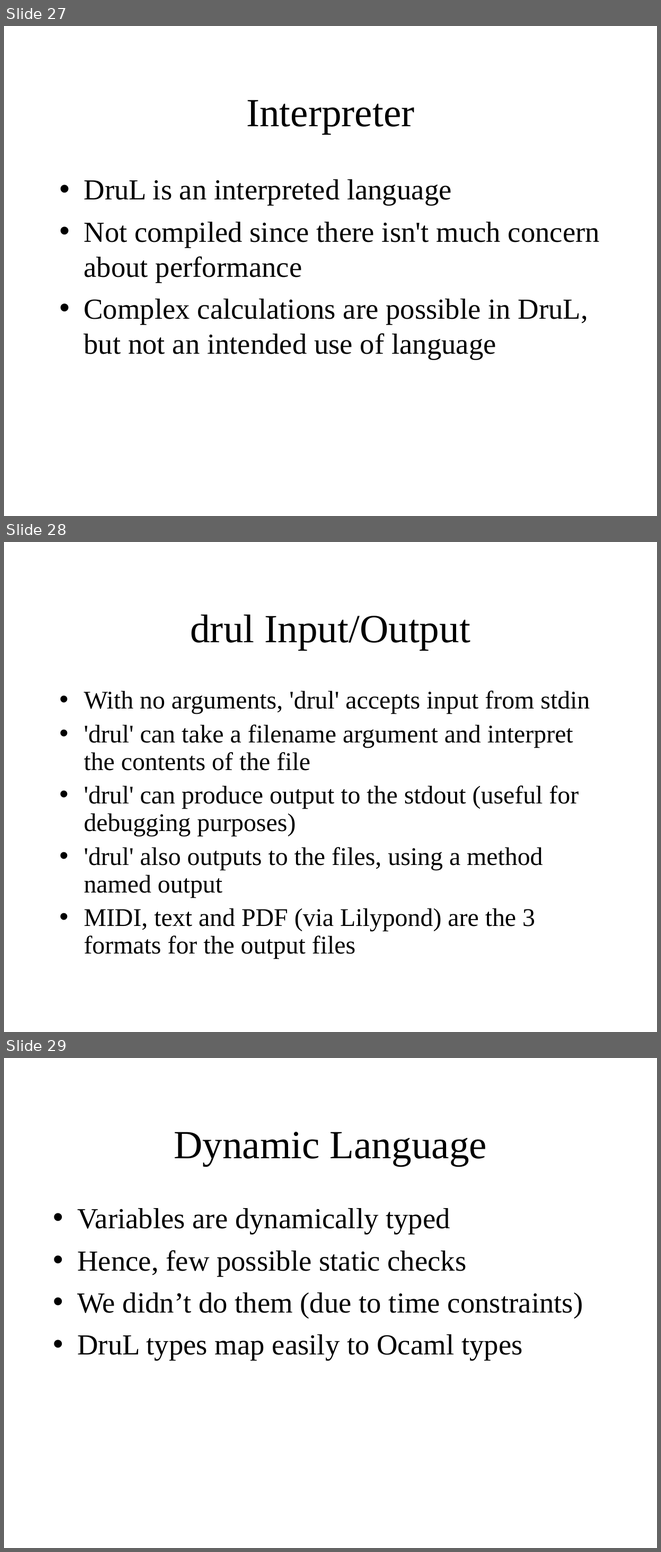
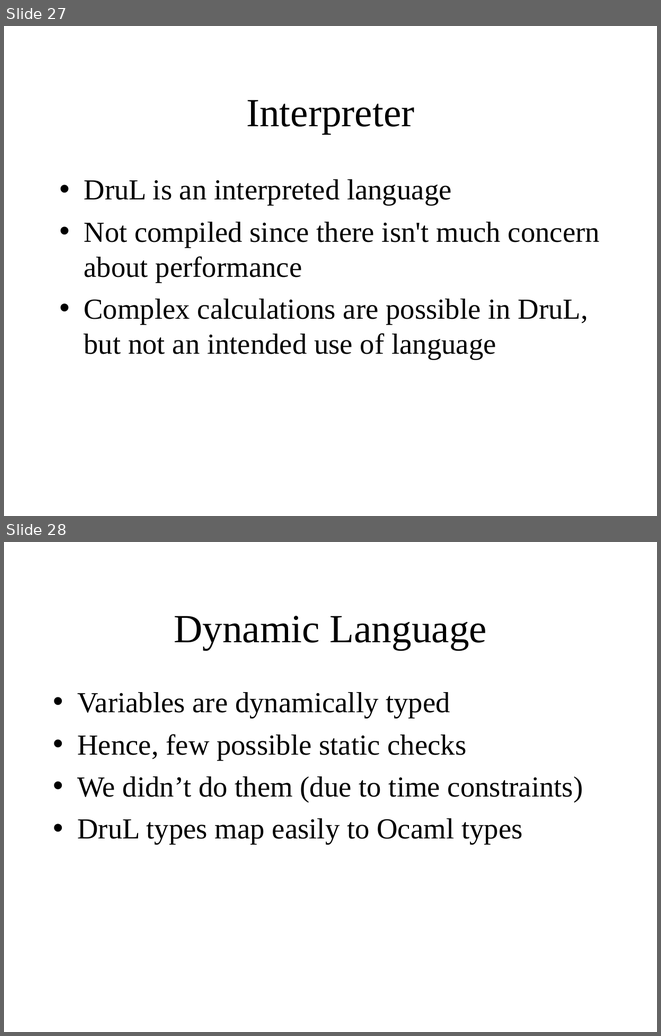
Before and after one commit to waseemilahi/drul, a slide deck: Presentation/Parts1-2.ppt. Shown one above the other, each under a label of ours: slides 27, 28 and 29 before the commit, slides 27 and 28 after it. The pictures are 661x1552 and 661x1036 pixels, drawn with LibreOffice and Linux fonts; fonts in the diff are those of the drawing. Boxes give left, top, right and bottom in pixels: in the first picture for what was removed or moved away, otherwise in the second. Text is boxed around its words. In the diff, an @@ line names an element or a change of style, - is before the commit and + after.

```diff
--- a/Presentation/Parts1-2.ppt
+++ b/Presentation/Parts1-2.ppt
@@ slide 28 removed at [4, 542, 657, 1032], background #FFFFFF @@
@@ title removed at [190, 614, 470, 650] @@
-drul Input/Output
@@ text removed at [84, 690, 590, 959] @@
-• With no arguments, 'drul' accepts input from stdin
-• 'drul' can take a filename argument and interpret the contents of the file
-• 'drul' can produce output to the stdout (useful for debugging purposes)
-• 'drul' also outputs to the files, using a method named output
-• MIDI, text and PDF (via Lilypond) are the 3 formats for the output files
@@ what was slide 29 is now slide 28 @@
```
Also in this commit, not shown: 4 slides changed, 2 other slides removed.
